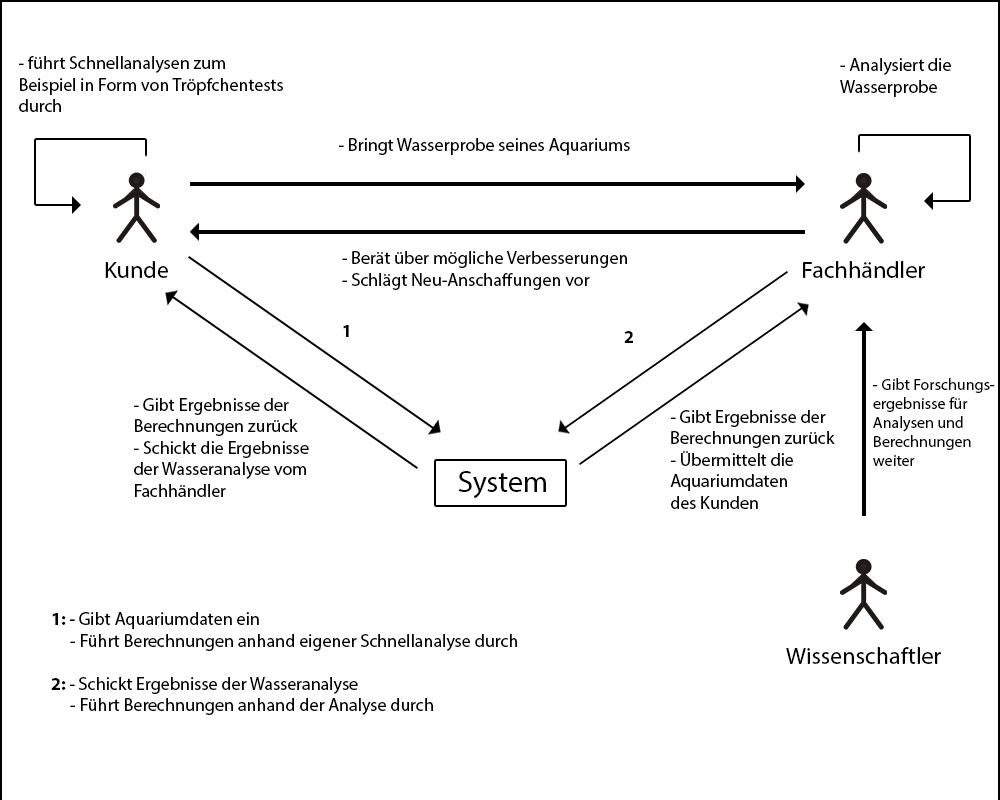
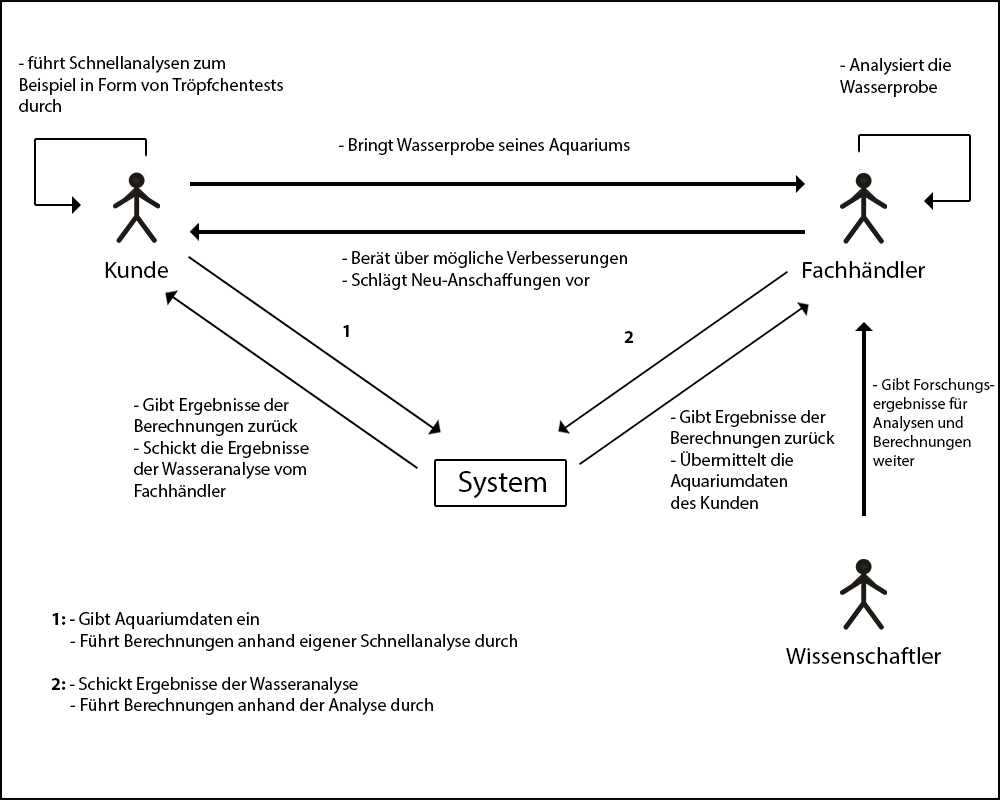
Layered file, before and after one edit (1000x800). Changes by layer:
painted on "Ebene 0" over [0, 0, 1000, 800]
